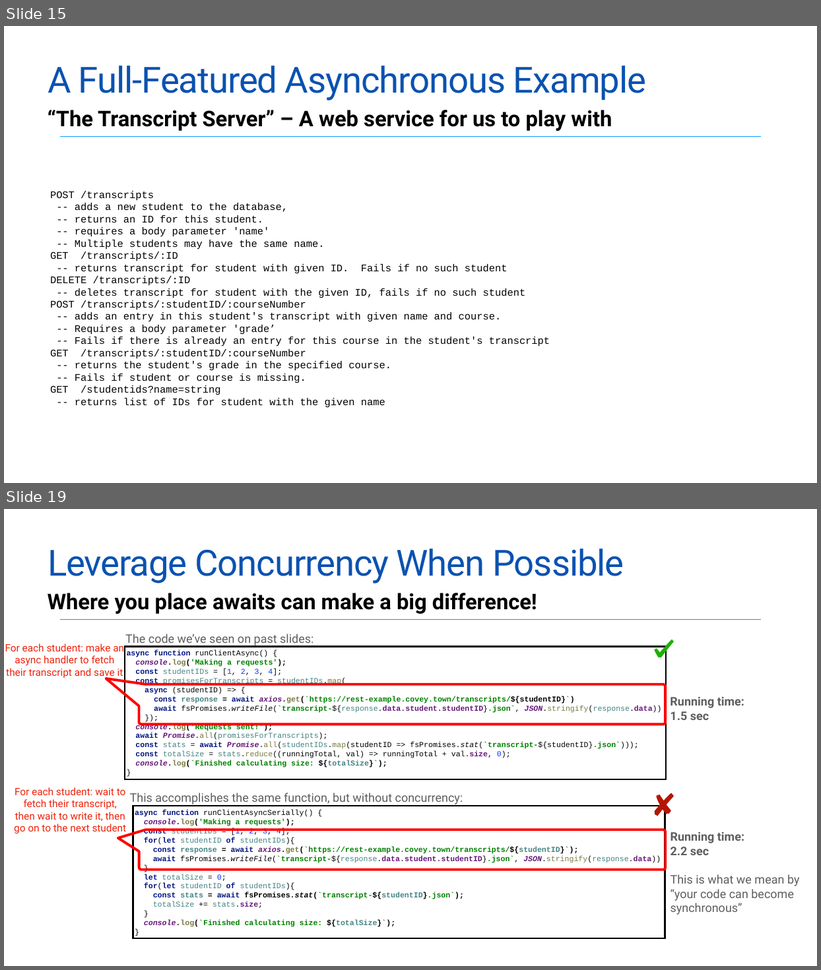
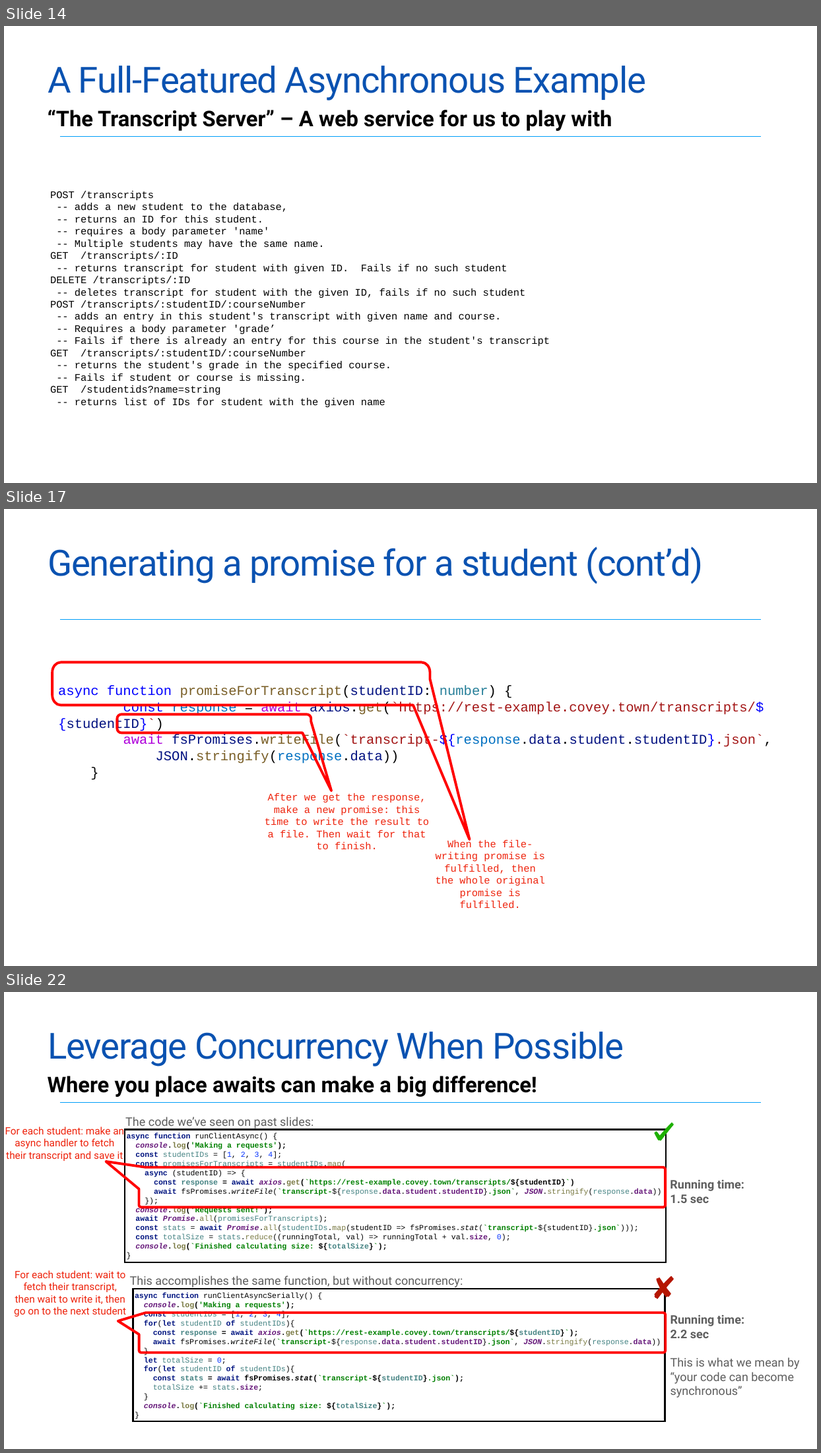
Before and after one commit to neu-se/CS4530-Spring-2022, a slide deck: Slides/Lesson 4.2 Asynchronous Programming.pptx. Shown one above the other, each under a label of ours: slides 15 and 19 before the commit, slides 14, 17 and 22 after it; the slides between them are not shown. The pictures are 821x970 and 821x1453 pixels, drawn with LibreOffice and Linux fonts; fonts in the diff are those of the drawing. Boxes give left, top, right and bottom in pixels: in the first picture for what was removed or moved away, otherwise in the second. Text is boxed around its words. In the diff, an @@ line names an element or a change of style, - is before the commit and + after.

Commit message:
revised L4.2 examples (#17)

```diff
--- a/Slides/Lesson 4.2 Asynchronous Programming.pptx
+++ b/Slides/Lesson 4.2 Asynchronous Programming.pptx
@@ slide 17 added at [4,509,817,966], background #FFFFFF; not listed: 1 template element that a slide beside it also shows @@
@@ title added at [48,547,704,584], 42.5 pt, text #0A52B1 @@
+Generating a promise for a student (cont’d)
@@ freeform shape added at [52,662,470,840], outline #FF0000 3 pt @@
@@ text added at [58,686,772,764], 16 pt, text #A31515 @@
+async function promiseForTranscript(studentID: number) {
+const response = await axios.get(`https://rest-example.covey.town/transcripts/${studentID}`)
+await fsPromises.writeFile(`transcript-${response.data.student.studentID}.json`,
+JSON.stringify(response.data))
+}
@@ freeform shape added at [117,714,331,791], outline #FF0000 3 pt @@
@@ free added at [261,801,434,842], 12 pt, text #EE230C @@
+After we get the response, make a new promise: this time to write the result to a file. Then wait for that to finish.
@@ free added at [431,848,550,900], 12 pt, text #EE230C @@
+When the file-writing promise is fulfilled, then the whole original promise is fulfilled.
@@ what was slide 15 is now slide 14 @@
@@ what was slide 19 is now slide 22 @@
```
Also in this commit, not shown: 6 slides changed, 4 other slides added, 3 slides removed, 2 other files.
